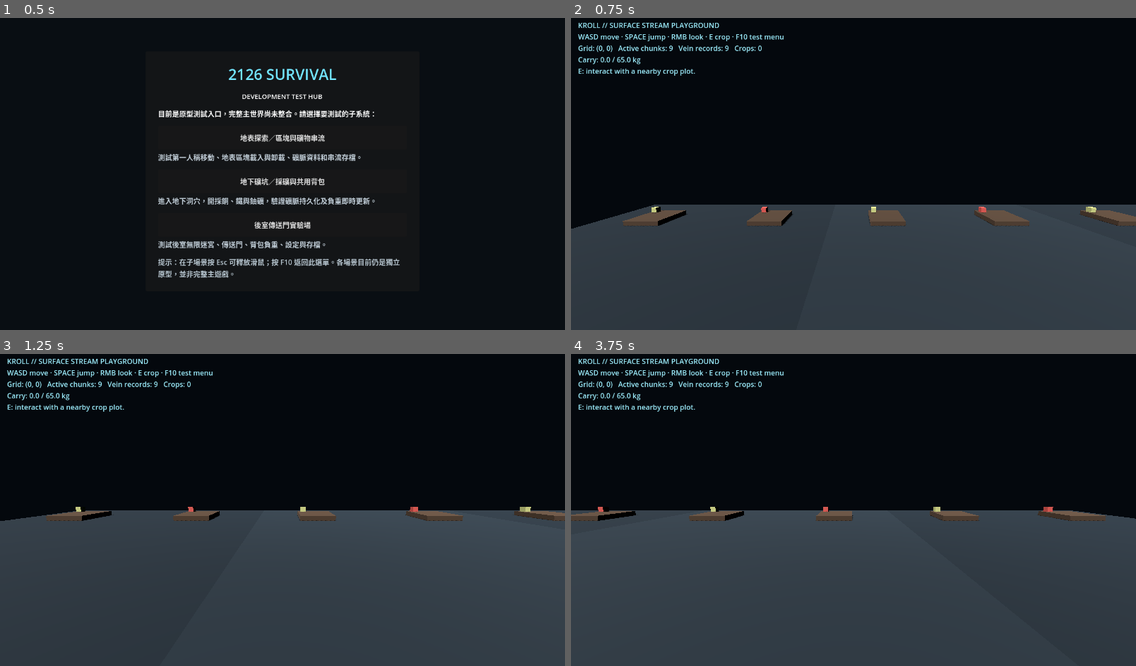
Above: before the commit, frames 1-4 (two rows, left to right).
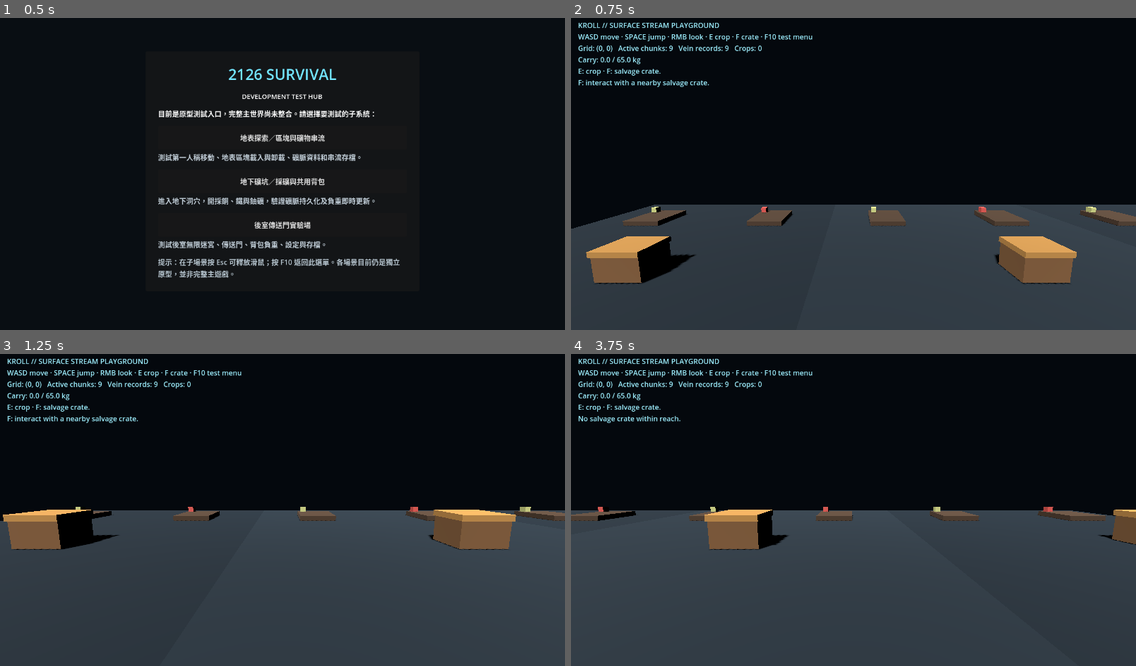
Above: after the commit, the same moments.

Repository: qaqp980520-prog/2126-Survival
Game: Godot game, scene res://prototypes/SurvivalTestHub.tscn
The game is run twice, just before and just after one commit, with the same random seed, the same clock (stepped at 60 frames per second) and the same inputs.
Inputs (mouse positions are in pixels of both pictures, inside the frame that each line leads up to):
- Up to frame 1 (0.5 s): no input
- Up to frame 2 (0.75 s): click "地表探索／區塊與礦物串流" at 0.5 s
- Up to frame 3 (1.25 s): no input
- Up to frame 4 (3.75 s): tap Enter at 1.25 s; move the mouse to (977, 491) at 1.27 s; hold D 1.28-2 s; tap F at 1.35, 3.05 s; click (977, 491) at 1.42 s; tap Space at 1.52, 2.75 s; drag from (740, 522) to (825, 572) at 2.02 s; move the mouse to (910, 438) at 2.77 s; hold D 2.78-3.5 s; hold R 2.78-3.5 s; drag from (825, 572) to (684, 460) at 3.52 s

Frame 1 is identical in both runs. In frame 2, 4.3% of the frame differs, in the area x 1-90%, y 5-86%; in frame 3, 4.0%; in frame 4, 2.4%.

Commit message:
Run 40: add persistent salvage crates to streamed chunks

Diff:
--- a/prototypes/SurfaceChunkStreamingPlayground.gd
+++ b/prototypes/SurfaceChunkStreamingPlayground.gd
@@ -2,6 +2,7 @@
 
 const MiningNodeScript = preload("res://systems/MineralMiningNode.gd")
 const CropPlotVisualScene = preload("res://systems/CropPlotVisual.tscn")
+const StatefulPropScript = preload("res://systems/WorldObjectStatefulProp.gd")
 
 const CHUNK_SIZE: float = 10.0
 const MINERAL_IDS: Array[String] = ["iron_ore", "copper_ore", "gold_ore"]
@@ -12,7 +13,8 @@
 var _pitch: float = -0.12
 var _mouse_look_active: bool = false
 var _jump_was_down: bool = false
-var _crop_action_message: String = "E: interact with a nearby crop plot."
+var _crop_action_message: String = "E: crop · F: salvage crate."
+var _world_object_action_message: String = "F: interact with a nearby salvage crate."
 
 func _ready() -> void:
 	if not initialize_world_session():
@@ -127,6 +129,8 @@
 				get_tree().change_scene_to_file("res://prototypes/SurvivalTestHub.tscn")
 			elif key_event.keycode == KEY_E:
 				_interact_nearest_crop_plot()
+			elif key_event.keycode == KEY_F:
+				_interact_nearest_world_prop()
 			elif key_event.keycode == KEY_ESCAPE:
 				_mouse_look_active = false
 				Input.mouse_mode = Input.MOUSE_MODE_VISIBLE
@@ -163,6 +167,27 @@
 	_crop_action_message = str(result.get("message", "Crop action completed."))
 	_refresh_hud()
 	return result
+
+func _interact_nearest_world_prop(now_unix: int = -1) -> Dictionary:
+	if player == null or chunk_controller == null:
+		return {"ok": false, "action": "unavailable", "message": "World-object interaction is unavailable."}
+	var nearest: Node3D = null
+	var nearest_distance: float = 3.25
+	for prop in chunk_controller.get_loaded_world_state_nodes():
+		if not is_instance_valid(prop):
+			continue
+		var distance: float = player.global_position.distance_to(prop.global_position)
+		if distance <= nearest_distance:
+			nearest = prop
+			nearest_distance = distance
+	if nearest == null:
+		_world_object_action_message = "No salvage crate within reach."
+		_refresh_hud()
+		return {"ok": false, "action": "out_of_reach", "message": _world_object_action_message}
+	var ok: bool = bool(nearest.call("interact"))
+	_world_object_action_message = "Crate opened; %d salvage units remain." % int(nearest.get("loot_remaining")) if ok else "Crate is empty."
+	_refresh_hud()
+	return {"ok": ok, "action": "interacted" if ok else "empty", "message": _world_object_action_message}
 
 func _make_chunk(coord: Vector2i) -> Node3D:
 	var chunk := Node3D.new()
@@ -198,6 +223,10 @@
 	ore.inventory_bridge_path = NodePath("../../../SurvivalWorldBridge")
 	ore.position = Vector3(CHUNK_SIZE * 0.5, -3.0, CHUNK_SIZE * 0.5)
 	chunk.add_child(ore)
+	var crate: Node3D = StatefulPropScript.new()
+	crate.name = "SalvageCrate"
+	crate.position = Vector3(CHUNK_SIZE * 0.55, 0.0, CHUNK_SIZE * 0.62)
+	chunk.add_child(crate)
 	var crop_kinds: Array[String] = ["wheat", "tomato"]
 	for plot_index in range(crop_kinds.size()):
 		var plot := CropPlotVisualScene.instantiate() as Node3D
@@ -218,4 +247,4 @@
 	var weight := float(inventory_summary.get("weight_kg", 0.0))
 	var limit := float(inventory_summary.get("limit_kg", 65.0))
 	var crop_record_count: int = crop_registry.get_saved_ids().size() if crop_registry != null else 0
-	hud.text = "KROLL // SURFACE STREAM PLAYGROUND\nWASD move · SPACE jump · RMB look · E crop · F10 test menu\nGrid: %s   Active chunks: %d   Vein records: %d   Crops: %d\nCarry: %.1f / %.1f kg\n%s" % [grid_text, active_count, record_count, crop_record_count, weight, limit, _crop_action_message]
+	hud.text = "KROLL // SURFACE STREAM PLAYGROUND\nWASD move · SPACE jump · RMB look · E crop · F crate · F10 test menu\nGrid: %s   Active chunks: %d   Vein records: %d   Crops: %d\nCarry: %.1f / %.1f kg\n%s\n%s" % [grid_text, active_count, record_count, crop_record_count, weight, limit, _crop_action_message, _world_object_action_message]
